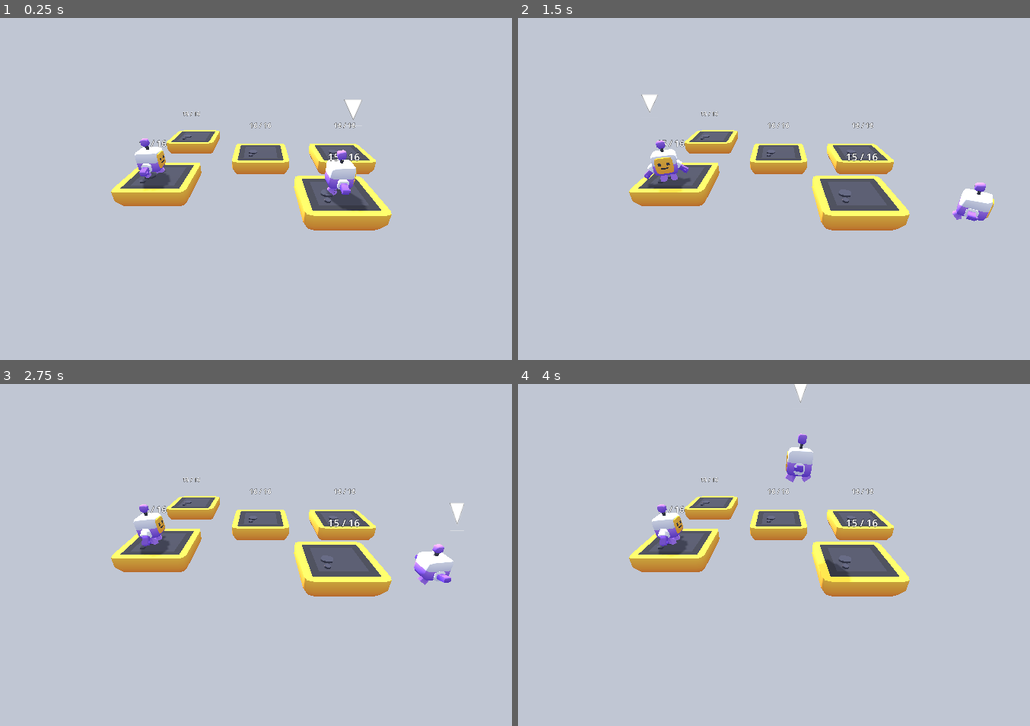
Above: before the commit, frames 1-4 (two rows, left to right).
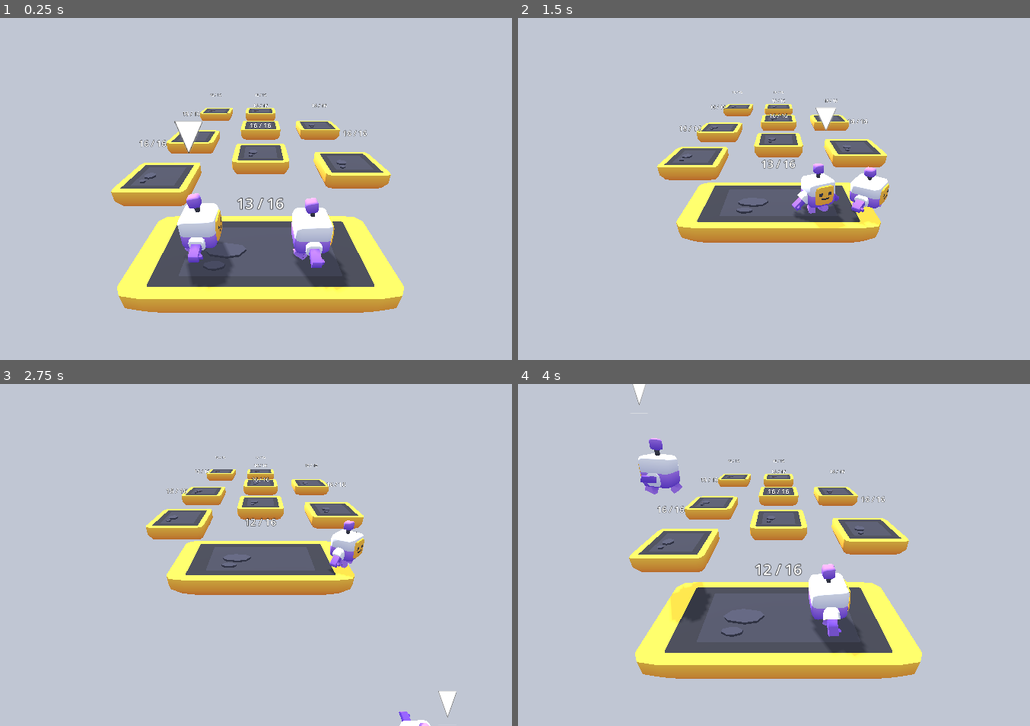
Above: after the commit, the same moments.

Repository: guladam/penguin_hopper
Game: Godot game, scene res://scenes/level/level.tscn
The game is run twice, just before and just after one commit, with the same random seed, the same clock (stepped at 60 frames per second) and the same inputs.
Inputs:
- Up to frame 1 (0.25 s): no input
- Up to frame 2 (1.5 s): hold D (move_right) 0.53-1.28 s; tap Space (jump) at 0.6, 0.77, 1.07 s; hold S (move_backward) from 1.28 s (still down); tap Tab (next_penguin) at 1.35 s
- Up to frame 3 (2.75 s): tap Space (jump) at 1.52, 1.55, 1.82, 2.1 s; release S (move_backward) at 2.03 s; hold D (move_right) from 2.03 s (still down)
- Up to frame 4 (4 s): release D (move_right) at 2.78 s; hold W (move_forward) 2.78-3.53 s; tap Tab (next_penguin) at 2.85 s; tap Space (jump) at 3.02, 3.05, 3.32, 3.6, 3.77 s; hold A (move_left) from 3.53 s (still down)

The runs differ from the first frame. In frame 1, 19% of the frame differs, in the area x 22-79%, y 22-87%; in frame 2, 14%; in frame 3, 13%; in frame 4, 20%, in the area x 22-79%, y 0-87%.

Commit message:
camera follow system
still needs tweaking

Diff:
--- /dev/null
+++ b/autoload/events.gd
@@ -0,0 +1,5 @@
+extends Node
+
+signal ice_block_jumped_on(ice_block: IceBlock)
+signal ice_block_jumped_off(ice_block: IceBlock)
+signal penguin_selected(penguin: Penguin)
--- a/project.godot
+++ b/project.godot
@@ -14,6 +14,10 @@
 run/main_scene="res://scenes/level/level.tscn"
 config/features=PackedStringArray("4.2", "GL Compatibility")
 config/icon="res://icon.svg"
+
+[autoload]
+
+Events="*res://autoload/events.gd"
 
 [input]
 
--- a/scenes/ice_blocks/ice_block.gd
+++ b/scenes/ice_blocks/ice_block.gd
@@ -1,8 +1,5 @@
 class_name IceBlock
 extends Node3D
-
-signal ice_block_jumped_on(ice_block: IceBlock)
-signal ice_block_jumped_off(ice_block: IceBlock)
 
 @export var health: int = 16 : set=set_health
 
@@ -32,7 +29,7 @@
 
 	penguins += 1
 	health -= penguins
-	ice_block_jumped_on.emit(self)
+	Events.ice_block_jumped_on.emit(self)
 
 
 func _on_body_exited(penguin: Penguin) -> void:
@@ -41,4 +38,4 @@
 
 	penguins -= 1
 	health -= penguins
-	ice_block_jumped_off.emit(self)
+	Events.ice_block_jumped_off.emit(self)
--- a/scenes/level/level.tscn
+++ b/scenes/level/level.tscn
@@ -1,8 +1,9 @@
-[gd_scene load_steps=5 format=3 uid="uid://dyxpwsfyu8100"]
+[gd_scene load_steps=6 format=3 uid="uid://dyxpwsfyu8100"]
 
 [ext_resource type="PackedScene" uid="uid://dlbm052w6ciuj" path="res://scenes/ice_blocks/ice_block_1.tscn" id="1_6sp86"]
 [ext_resource type="PackedScene" uid="uid://bxy4yl5hf8fok" path="res://scenes/penguin/penguin_group.tscn" id="2_kxyas"]
 [ext_resource type="PackedScene" uid="uid://c7xcu5p80d3vw" path="res://scenes/penguin/penguin.tscn" id="2_lkcwr"]
+[ext_resource type="Script" path="res://scenes/level/level_cam.gd" id="4_e8g2j"]
 
 [sub_resource type="Environment" id="Environment_worhx"]
 background_mode = 1
@@ -22,31 +23,56 @@
 shadow_enabled = true
 shadow_opacity = 0.75
 
-[node name="IceBlock1" parent="." instance=ExtResource("1_6sp86")]
-transform = Transform3D(1, 0, 0, 0, 1, 0, 0, 0, 1, 0, 0, 2)
+[node name="Blocks" type="Node3D" parent="."]
 
-[node name="IceBlock2" parent="." instance=ExtResource("1_6sp86")]
+[node name="IceBlock1" parent="Blocks" instance=ExtResource("1_6sp86")]
+transform = Transform3D(1, 0, 0, 0, 1, 0, 0, 0, 2.2, -2, 0, 0)
+health = null
+
+[node name="IceBlock2" parent="Blocks" instance=ExtResource("1_6sp86")]
 transform = Transform3D(1, 0, 0, 0, 1, 0, 0, 0, 1, 1, 0, -3)
+health = null
 
-[node name="IceBlock3" parent="." instance=ExtResource("1_6sp86")]
+[node name="IceBlock3" parent="Blocks" instance=ExtResource("1_6sp86")]
 transform = Transform3D(1, 0, 0, 0, 1, 0, 0, 0, 1, 5, 0, -3)
+health = null
 
-[node name="IceBlock4" parent="." instance=ExtResource("1_6sp86")]
-transform = Transform3D(1, 0, 0, 0, 1, 0, 0, 0, 1, 3, 0, 3)
+[node name="IceBlock4" parent="Blocks" instance=ExtResource("1_6sp86")]
+transform = Transform3D(1, 0, 0, 0, 1, 0, 0, 0, 1, 2, 0, 3)
+health = null
 
-[node name="IceBlock5" parent="." instance=ExtResource("1_6sp86")]
+[node name="IceBlock5" parent="Blocks" instance=ExtResource("1_6sp86")]
 transform = Transform3D(1, 0, 0, 0, 1, 0, 0, 0, 1, 3, 0, 0)
+health = null
+
+[node name="IceBlock6" parent="Blocks" instance=ExtResource("1_6sp86")]
+transform = Transform3D(1, 0, 0, 0, 1, 0, 0, 0, 1, 7, 0, 3)
+health = null
+
+[node name="IceBlock7" parent="Blocks" instance=ExtResource("1_6sp86")]
+transform = Transform3D(1, 0, 0, 0, 1, 0, 0, 0, 1, 7, 0, 0)
+health = null
+
+[node name="IceBlock8" parent="Blocks" instance=ExtResource("1_6sp86")]
+transform = Transform3D(1, 0, 0, 0, 1, 0, 0, 0, 1, 11, 0, 0)
+health = null
+
+[node name="IceBlock9" parent="Blocks" instance=ExtResource("1_6sp86")]
+transform = Transform3D(1, 0, 0, 0, 1, 0, 0, 0, 1, 11, 0, -3)
+health = null
 
 [node name="PenguinGroup" parent="." instance=ExtResource("2_kxyas")]
 
 [node name="Penguin" parent="PenguinGroup" node_paths=PackedStringArray("view") instance=ExtResource("2_lkcwr")]
-transform = Transform3D(1, 0, 0, 0, 1, 0, 0, 0, 1, 0, 0, 2)
+transform = Transform3D(1, 0, 0, 0, 1, 0, 0, 0, 1, -2, 0, -1)
 view = NodePath("../../Camera3D")
 
 [node name="Penguin2" parent="PenguinGroup" node_paths=PackedStringArray("view") instance=ExtResource("2_lkcwr")]
-transform = Transform3D(1, 0, 0, 0, 1, 0, 0, 0, 1, 0.940975, -1.19209e-07, -3.11712)
+transform = Transform3D(1, 0, 0, 0, 1, 0, 0, 0, 1, -2.05902, -1.19209e-07, 0.882879)
 view = NodePath("../../Camera3D")
 
-[node name="Camera3D" type="Camera3D" parent="."]
+[node name="Camera3D" type="Camera3D" parent="." node_paths=PackedStringArray("starting_block")]
 transform = Transform3D(-4.37114e-08, 0.5, -0.866025, 0, 0.866025, 0.5, 1, 2.18557e-08, -3.78552e-08, -5, 3, 0)
 current = true
+script = ExtResource("4_e8g2j")
+starting_block = NodePath("../Blocks/IceBlock1")
--- /dev/null
+++ b/scenes/level/level_cam.gd
@@ -0,0 +1,33 @@
+extends Camera3D
+
+const CAM_MOVE_THRESHOLD := 4
+
+@export var starting_block: Node3D
+
+var current_dist: float
+var target_x: float = 0.0
+
+
+func _ready() -> void:
+	current_dist = global_position.distance_to(starting_block.global_position)
+	Events.ice_block_jumped_on.connect(_ice_block_jumped_on)
+	Events.penguin_selected.connect(_on_penguin_selected)
+
+
+func _process(delta: float) -> void:
+	if not is_equal_approx(target_x, 0.0):
+		global_position.x = lerp(global_position.x, target_x, delta * 10)
+		if is_equal_approx(global_position.x, target_x):
+			target_x = 0.0
+
+
+func _ice_block_jumped_on(block: IceBlock) -> void:
+	var dist := global_position.distance_to(block.global_position)
+	var diff := dist - current_dist
+
+	if abs(diff) > CAM_MOVE_THRESHOLD:
+		target_x = global_position.x + CAM_MOVE_THRESHOLD * sign(diff)
+
+
+func _on_penguin_selected(penguin: Penguin) -> void:
+	target_x = penguin.global_position.x - 5
--- a/scenes/penguin/penguin_group.gd
+++ b/scenes/penguin/penguin_group.gd
@@ -19,3 +19,4 @@
 	var penguin: Penguin = get_child(index) as Penguin
 	penguin.current = true
 	selected = penguin
+	Events.penguin_selected.emit(selected)
